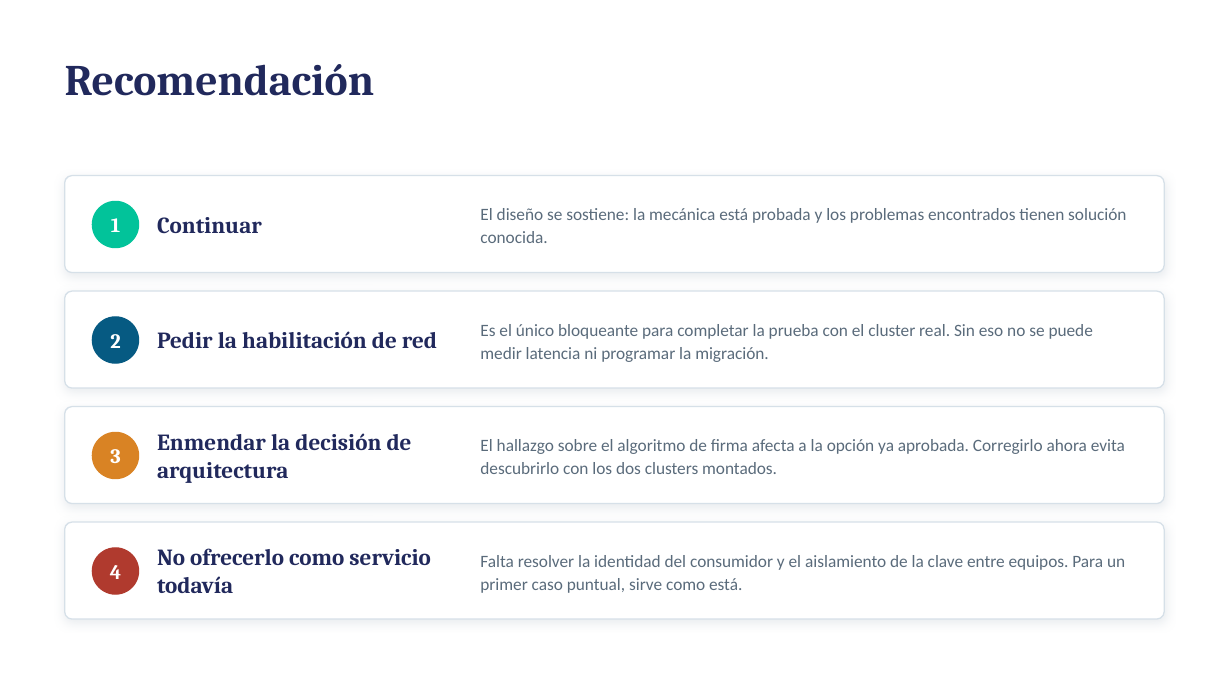
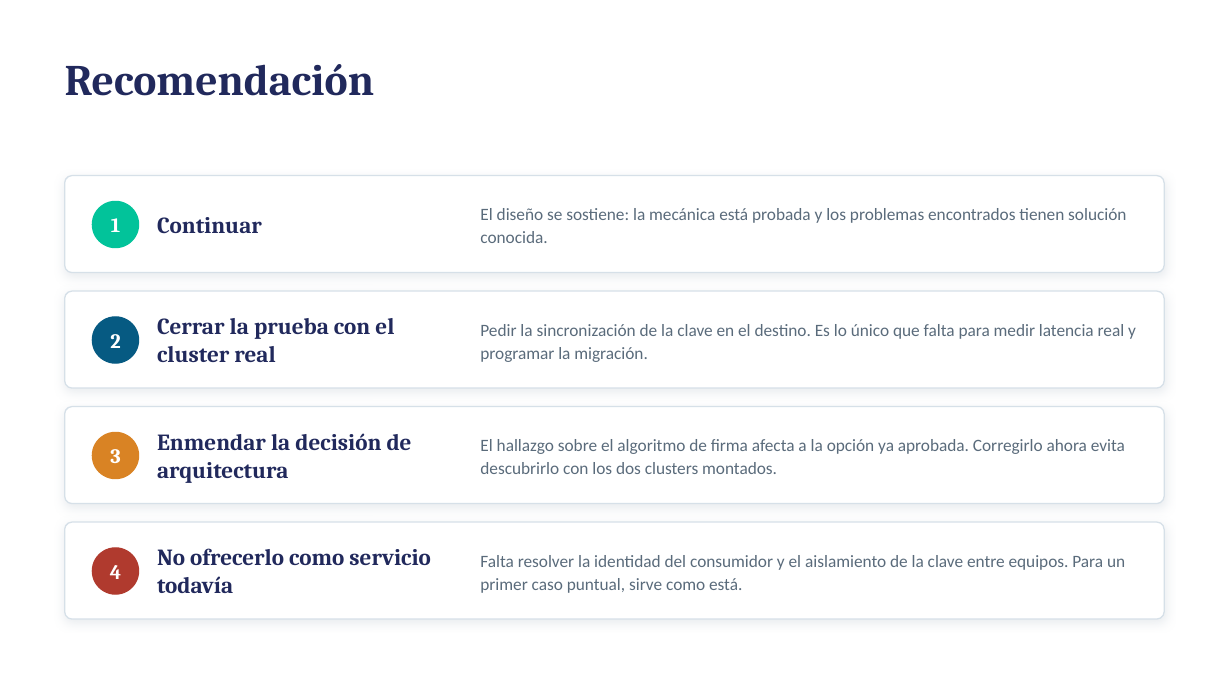
Before and after one commit to ferluko/bgal-kuadrant, a slide deck: slide 6 of poc-egress-kuadrant/poc-egreso-kuadrant-gerencial-2026-08.pptx. Drawn at 1232x693 pixels with LibreOffice and Linux fonts; fonts in the diff are those of the drawing. Boxes give left, top, right and bottom in pixels: in the first picture for what was removed or moved away, otherwise in the second. Text is boxed around its words. In the diff, an @@ line names an element or a change of style, - is before the commit and + after.

Commit message:
Update egress presentation and documentation to reflect recent findings and next steps. Revised key points in the slides to clarify the current status of the EKS cluster connectivity and the need to synchronize the public key. Enhanced HALLAZGOS.md to document the successful validation against the real destination and the implications of the current configuration. Updated README to emphasize the importance of the public key synchronization and its impact on the migration process.

```diff
--- a/poc-egress-kuadrant/poc-egreso-kuadrant-gerencial-2026-08.pptx
+++ b/poc-egress-kuadrant/poc-egreso-kuadrant-gerencial-2026-08.pptx
@@ text at bbox=[157, 318, 394, 362]: text changed @@
-Pedir la habilitación de red
+Cerrar la prueba con el cluster real
@@ text at bbox=[480, 324, 1136, 362]: text changed @@
-Es el único bloqueante para completar la prueba con el cluster real. Sin eso no se puede medir latencia ni programar la migración.
+Pedir la sincronización de la clave en el destino. Es lo único que falta para medir latencia real y programar la migración.
```
Also in this commit, not shown: 1 other slide changed, 7 other files.
